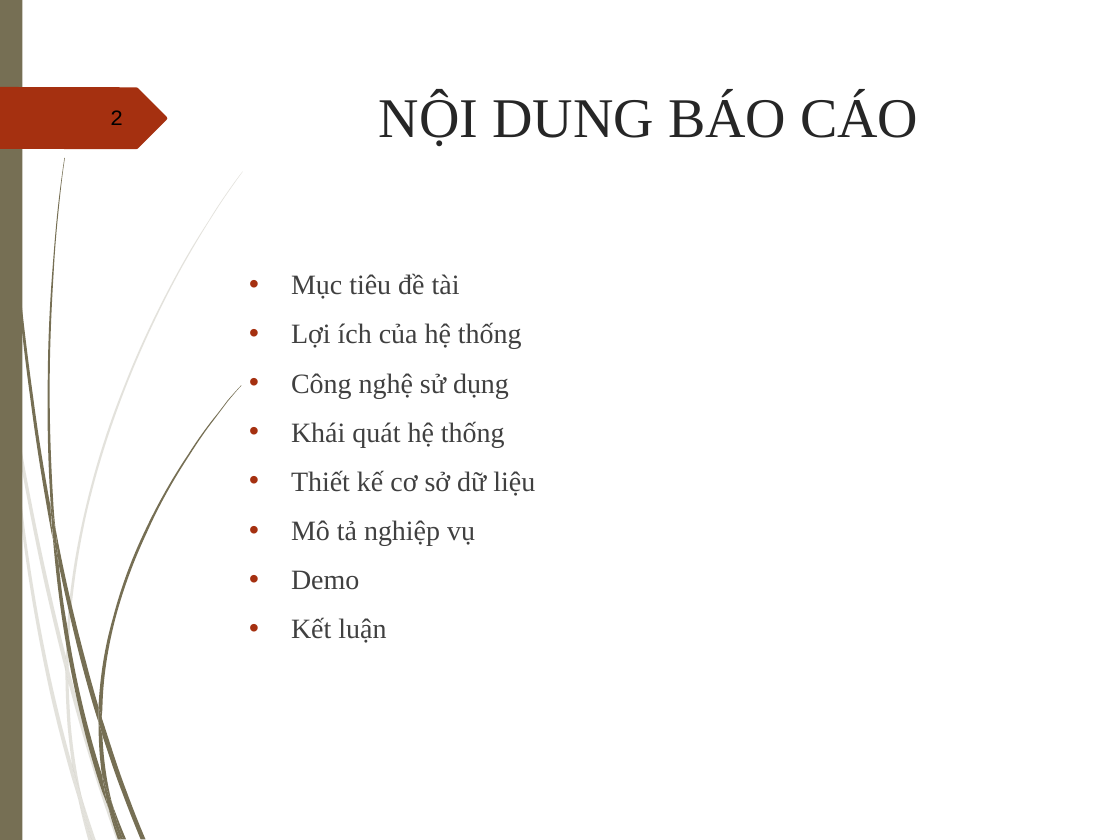
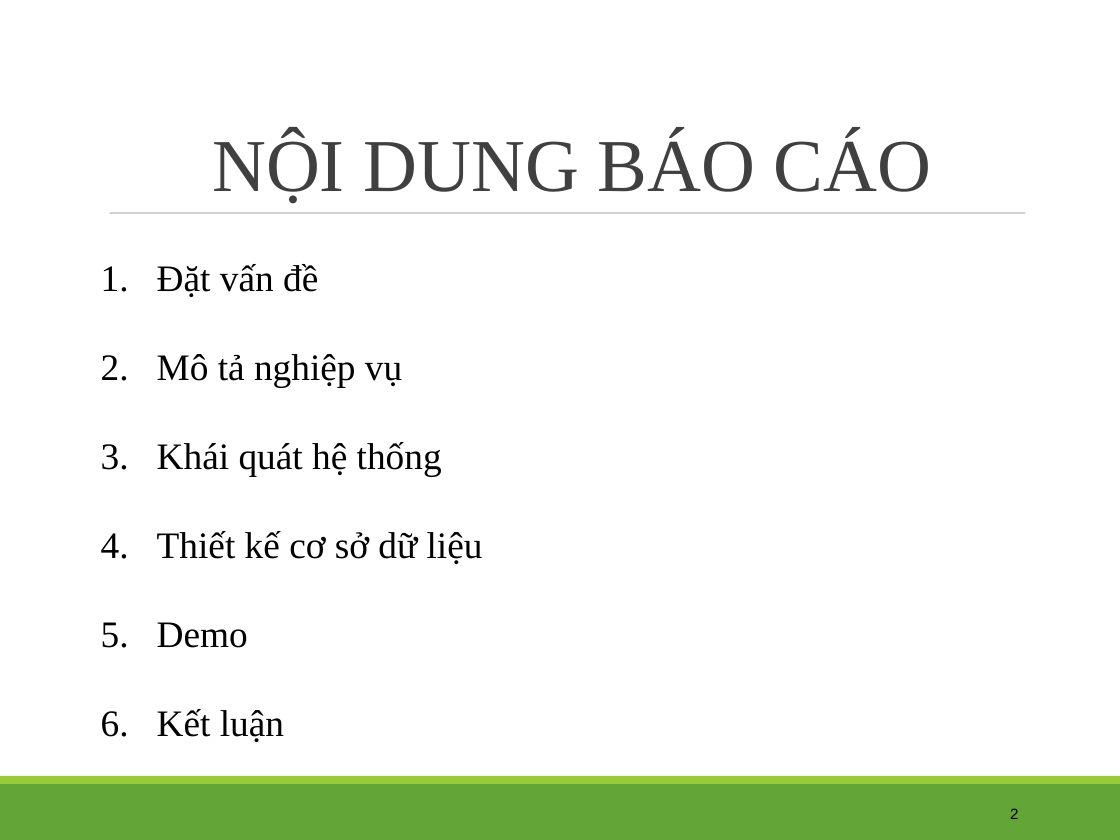
Before and after one commit to Trinhleo/vegetableApp, a slide deck: slide 2 of BÁO-CÁO-ĐỒ-ÁN-TỐT-NGHIỆP - Khanhtrinh.ppt. Drawn at 1120x840 pixels with LibreOffice and Linux fonts; fonts in the diff are those of the drawing; background and template pictures are left out. Boxes give left, top, right and bottom in pixels: in the first picture for what was removed or moved away, otherwise in the second. Text is boxed around its words. In the diff, an @@ line names an element or a change of style, - is before the commit and + after.

```diff
--- a/BÁO-CÁO-ĐỒ-ÁN-TỐT-NGHIỆP - Khanhtrinh.ppt
+++ b/BÁO-CÁO-ĐỒ-ÁN-TỐT-NGHIỆP - Khanhtrinh.ppt
@@ rectangle removed at (0,0,22,840) @@
@@ title "NỘI DUNG BÁO CÁO": place and size @@
-title "NỘI DUNG BÁO CÁO" at (379,94,918,147)
+title "NỘI DUNG BÁO CÁO" at (212,133,932,204)
@@ title "NỘI DUNG BÁO CÁO" at (212,133,932,204): size 36 to 48 pt, text colour #262626 to #404040; line spacing 1 to 0.85; vertical alignment top to bottom @@
@@ freeform shape removed at (0,87,167,150) @@
@@ text "Đặt vấn đề": place and size @@
-text "Đặt vấn đề" at (291,273,535,643)
+text "Đặt vấn đề" at (157,264,483,742)
@@ line added from (110, 213) to (1025, 213), #7F7F7F 0.51 pt @@
@@ text at (157,264,402,387): text changed; size 18 to 24 pt; text colour #404040 to #000000 @@
-• Mục tiêu đề tài
-• Lợi ích của hệ thống
-• Công nghệ sử dụng
+1. Đặt vấn đề
+2. Mô tả nghiệp vụ
@@ text at (157,442,483,742): size 18 to 24 pt, text colour #404040 to #000000 in "Khái quát hệ thống", "Thiết kế cơ sở dữ liệu", "Demo", "Kết luận"; bullet • to 1.; line spacing 1 to 1.5; more space between paragraphs; bullet colour #A53010 to #000000 @@
@@ text at (291,520,475,546): paragraph removed @@
-• Mô tả nghiệp vụ
@@ rectangle added at (0,776,1120,784), fill #99CB38 @@
@@ group removed at (0,171,243,840): 10 freeform shapes @@
@@ group removed at (2,0,242,840): 12 freeform shapes @@
@@ rectangle added at (0,784,1120,840), fill #63A537 @@
@@ page number: place and size @@
-page number at (110,110,123,125)
+page number at (1010,808,1019,819)
@@ page number at (1010,808,1019,819): size 14 to 10 pt; line spacing 0.8 to 1 @@
```
Also in this commit, not shown: 10 other slides changed, 2 slides added, 2 slides removed, 25 other files.
